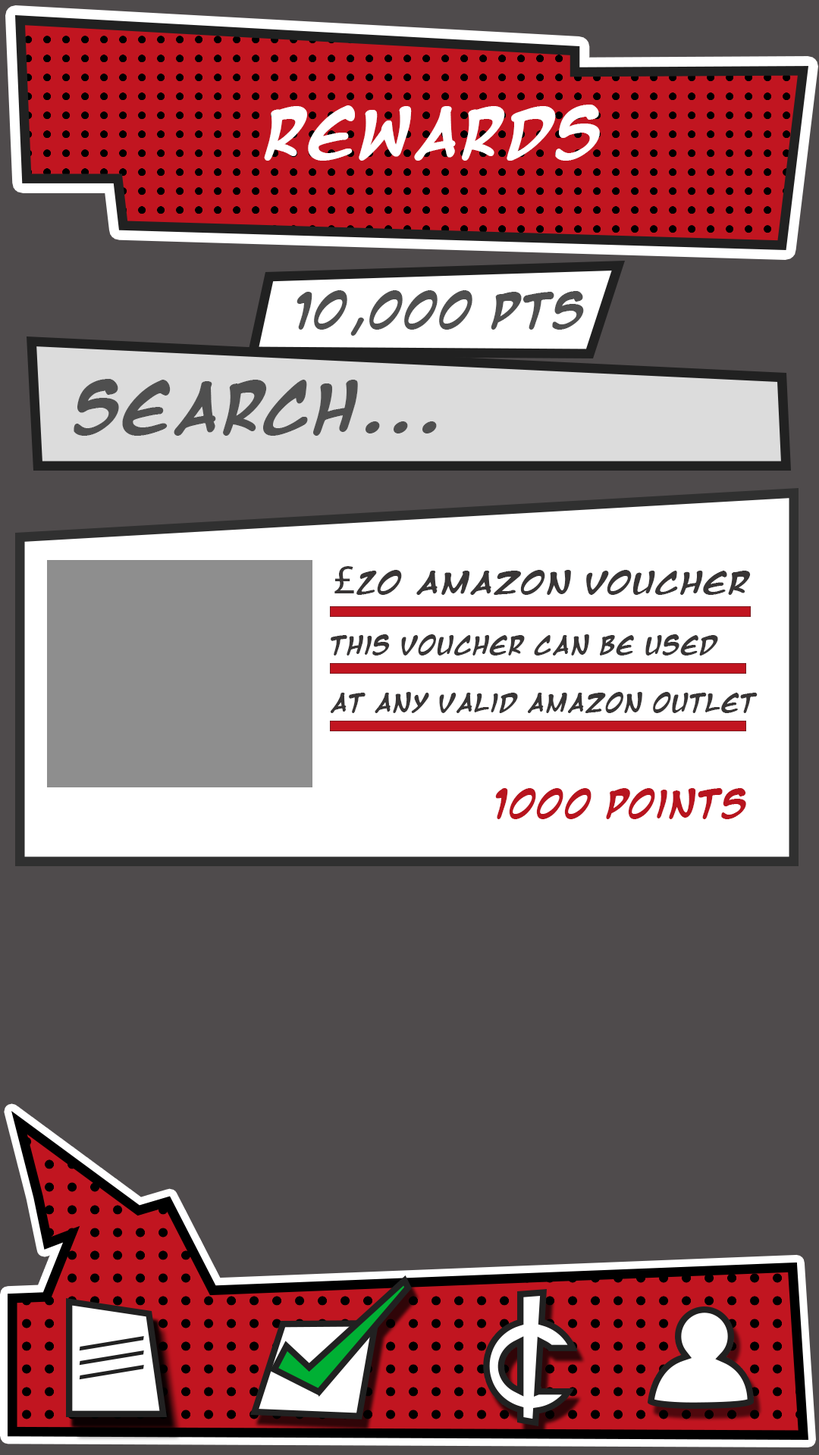
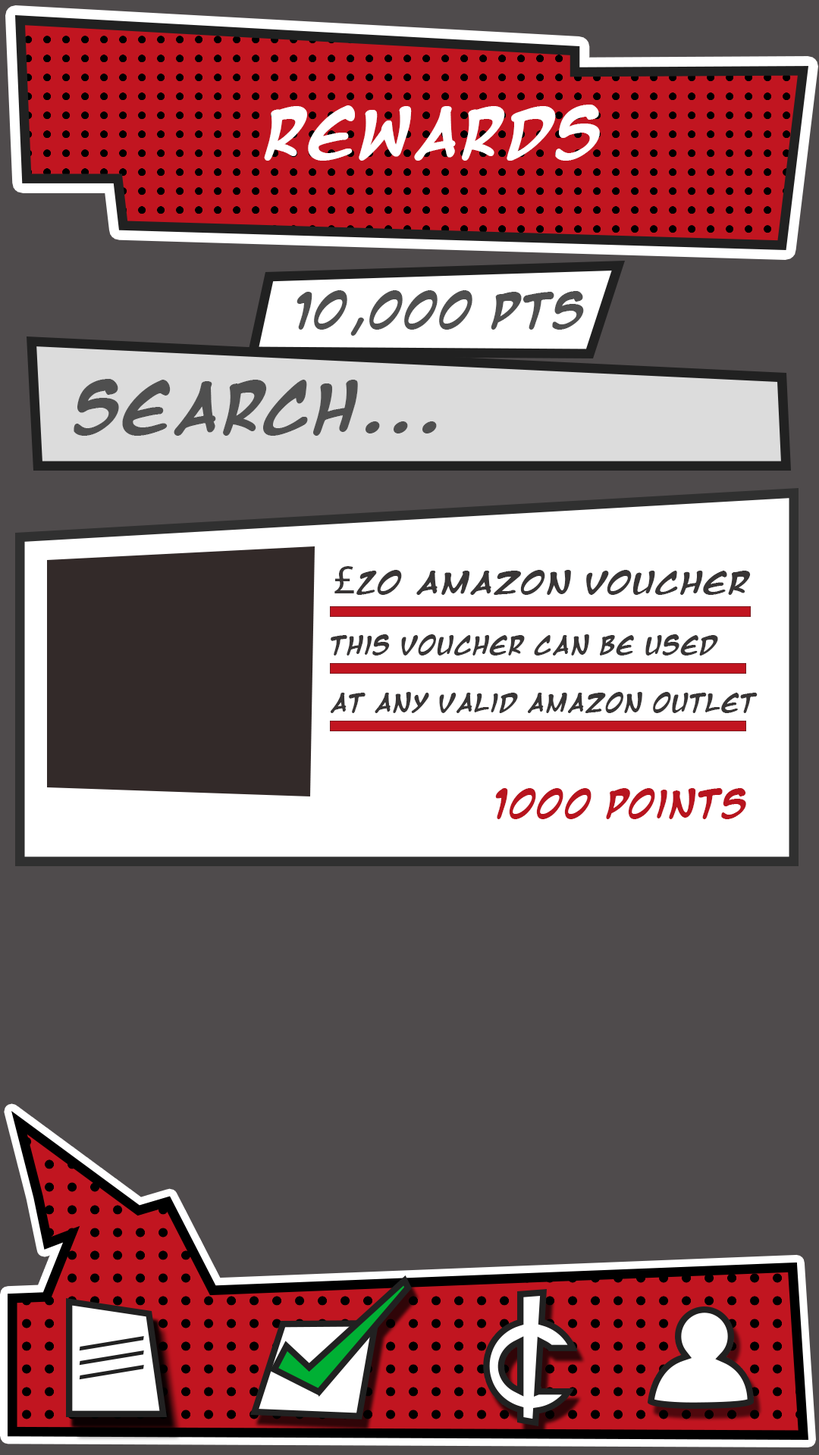
Before/after of a 819px x 1455px layered artwork. What changed in the layer stack:
painted on "Picture" (2nd of 2, in "Reward Feed Item copy") over <box>46,546,315,797</box>
